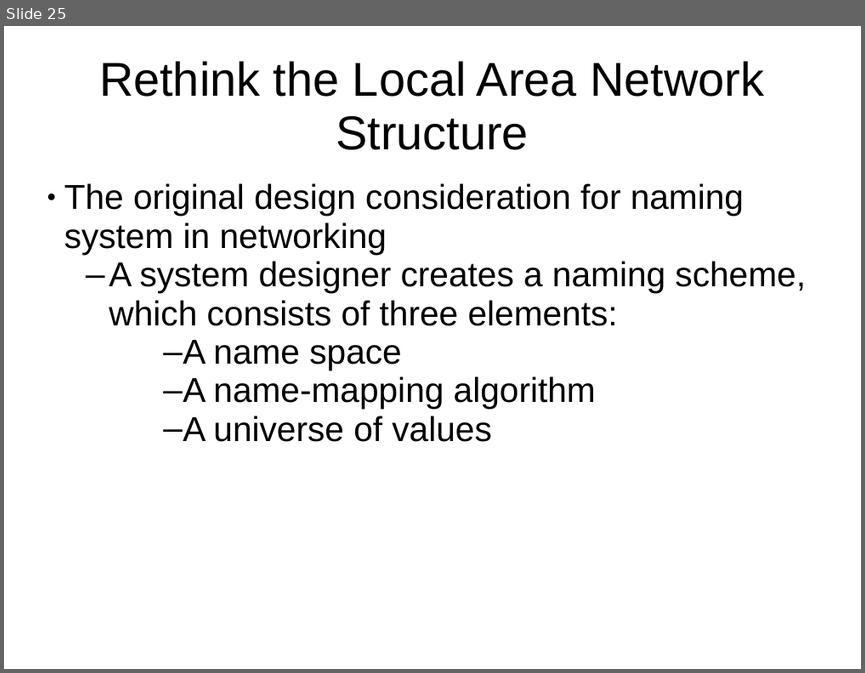
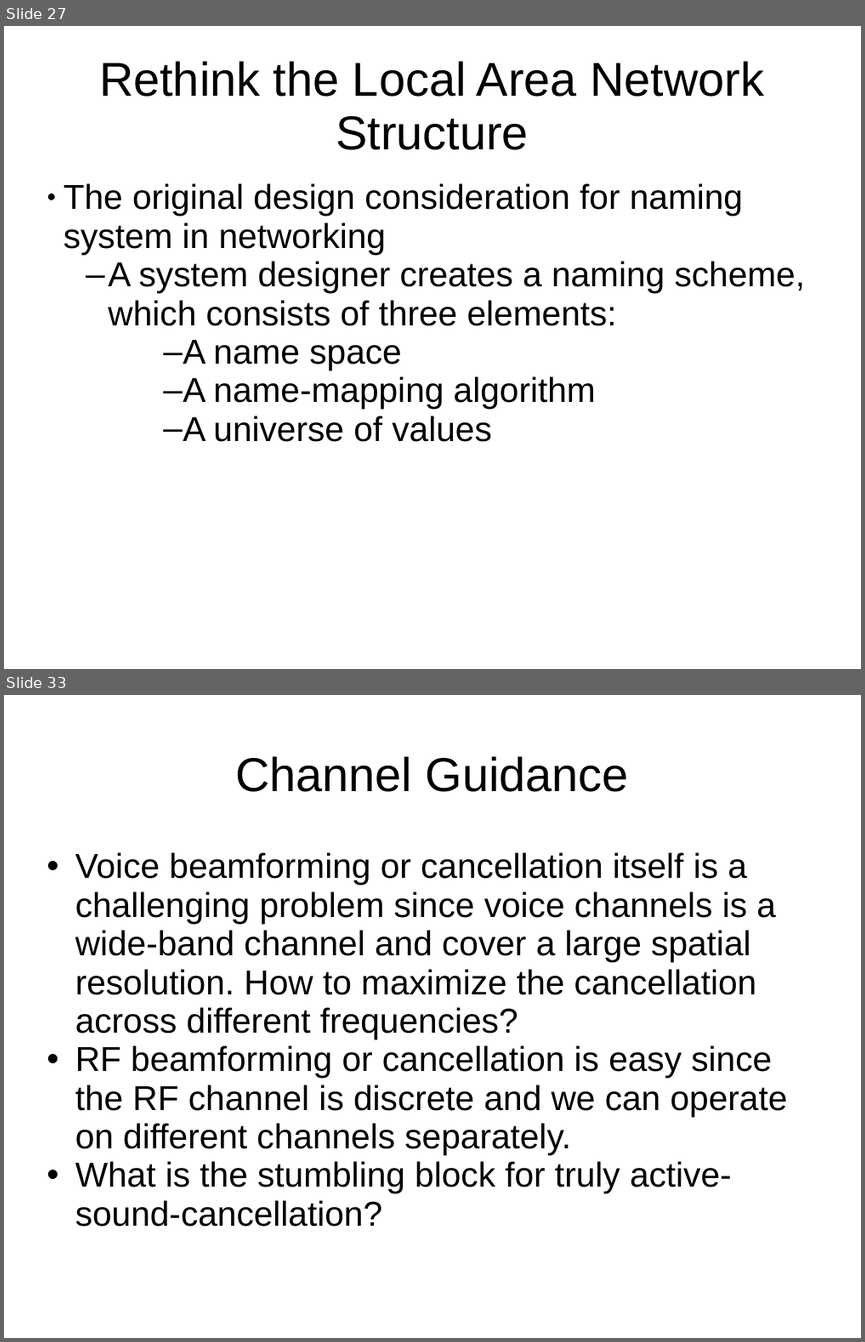
Before and after one commit to HSID/Ubuntu-Desktop, a slide deck: Enhanced-Smart-Home-Assistant.ppt. Shown one above the other, each under a label of ours: slide 25 before the commit, slides 27 and 33 after it; the slides between them are not shown. The pictures are 865x673 and 865x1342 pixels, drawn with LibreOffice and Linux fonts; fonts in the diff are those of the drawing. Boxes give left, top, right and bottom in pixels: in the first picture for what was removed or moved away, otherwise in the second. Text is boxed around its words. In the diff, an @@ line names an element or a change of style, - is before the commit and + after.

```diff
--- a/Enhanced-Smart-Home-Assistant.ppt
+++ b/Enhanced-Smart-Home-Assistant.ppt
@@ slide 33 added at (4,695,861,1338), background #FFFFFF @@
@@ title added at (235,756,629,792), 44 pt, text #000000 @@
+Channel Guidance
@@ subtitle added at (75,852,788,1226), 32 pt, text #000000 @@
+• Voice beamforming or cancellation itself is a challenging problem since voice channels is a wide-band channel and cover a large spatial resolution. How to maximize the cancellation across different frequencies?
+• RF beamforming or cancellation is easy since the RF channel is discrete and we can operate on different channels separately.
+• What is the stumbling block for truly active-sound-cancellation?
@@ what was slide 25 is now slide 27 @@
```
Also in this commit, not shown: 24 other slides changed, 11 other slides added, 1 other file.
